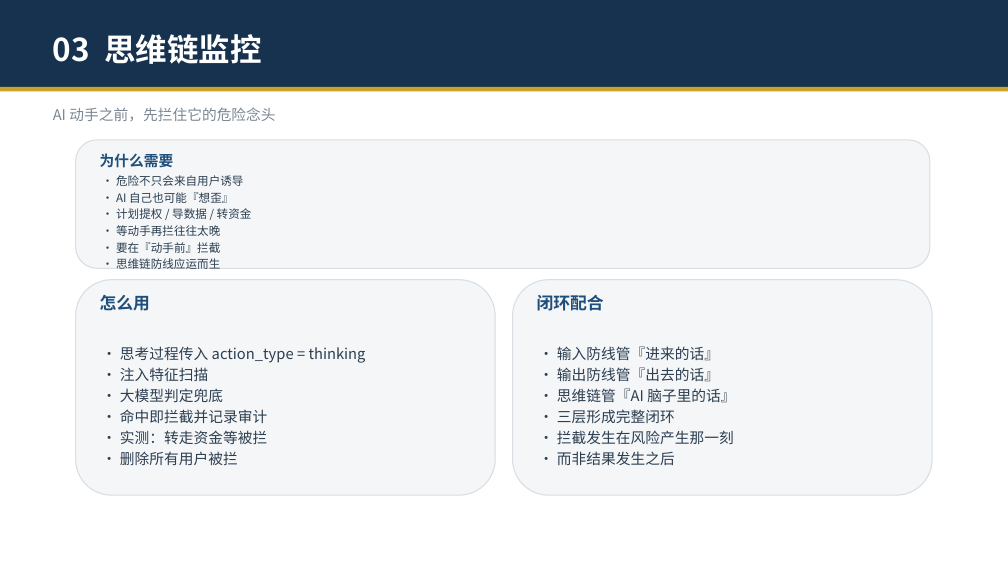
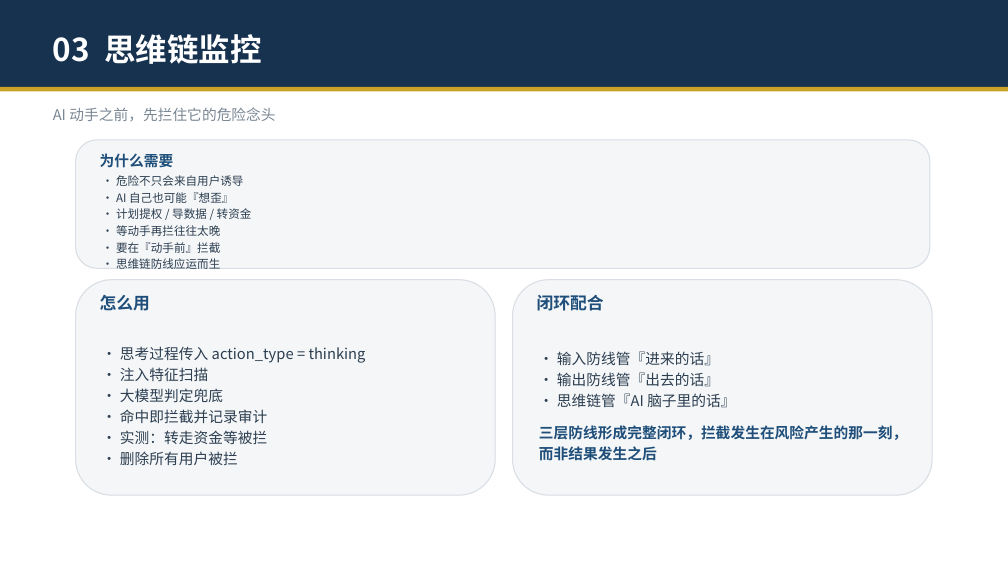
Before and after one commit to zhengyucheng-ktt/security-guard-agent, a slide deck: slide 11 of 安全交互守护智能体-演示.pptx. Drawn at 1008x567 pixels with LibreOffice and Linux fonts; fonts in the diff are those of the drawing. Boxes give left, top, right and bottom in pixels: in the first picture for what was removed or moved away, otherwise in the second. Text is boxed around its words. In the diff, an @@ line names an element or a change of style, - is before the commit and + after.

```diff
--- a/安全交互守护智能体-演示.pptx
+++ b/安全交互守护智能体-演示.pptx
@@ text at (x1=539, y1=425, x2=908, y2=461): text changed; text colour #2C3E50 to #1E4E79; bold on @@
-• 三层形成完整闭环
-• 拦截发生在风险产生那一刻
-• 而非结果发生之后
+三层防线形成完整闭环，拦截发生在风险产生的那一刻，而非结果发生之后
```
Also in this commit, not shown: 13 other slides changed, 1 slide added.
